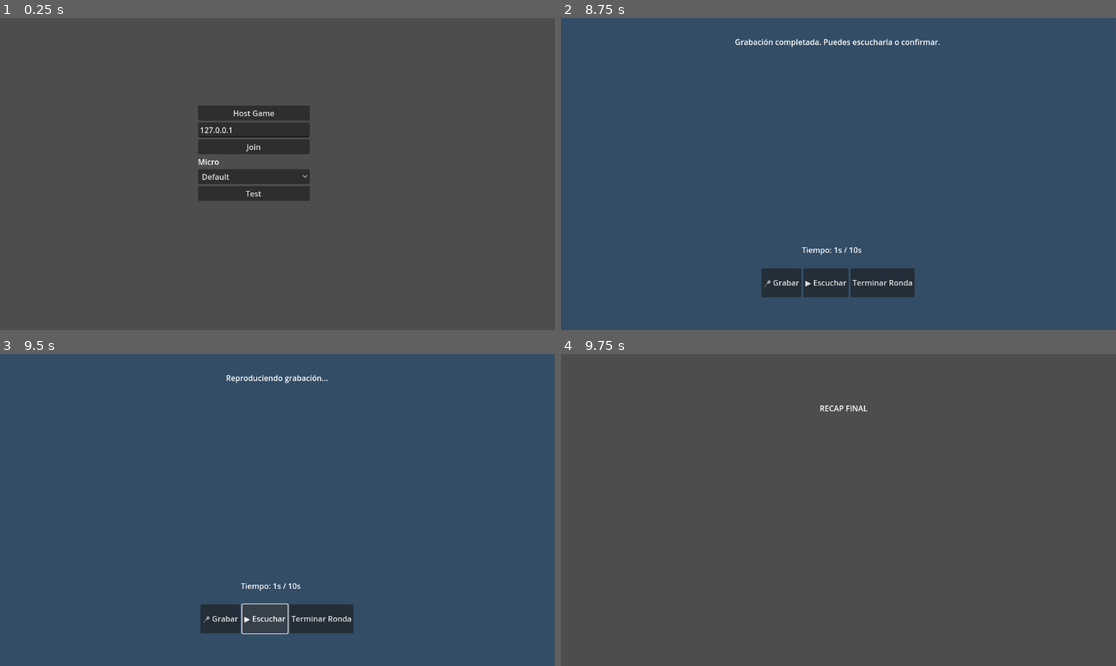
Above: before the commit, frames 1-4 (two rows, left to right).
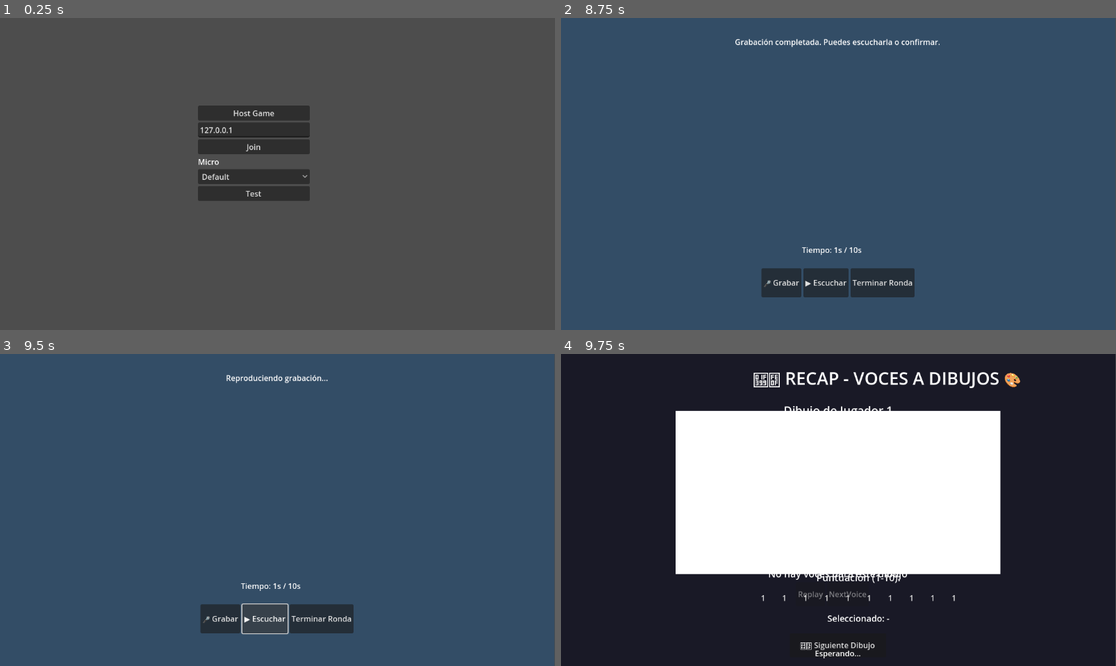
Above: after the commit, the same moments.

Repository: NHerreroo/VoiceActorGame
Game: Godot game, scene res://scenes/Main.tscn
Two runs of this game, one before a commit and one after it. Both use one fixed random seed, a clock stepped at 60 frames per second and the inputs below.
Inputs:
- Up to frame 1 (0.25 s): no input
- Up to frame 2 (8.75 s): click "Default" at 0.5 s; click "Test" at 1.25 s; click "Default" at 2 s; click "Test" at 2.75 s; click "Default" at 3.5 s; click "Test" at 4.25 s; click "Host Game" at 5 s; click "Start" at 5.75 s; click "Finish" at 6.5 s; click "🎤 Grabar" at 7.25 s; click "⏹️ Parar" at 8 s
- Up to frame 3 (9.5 s): click "▶️ Escuchar" at 8.75 s
- Up to frame 4 (9.75 s): click "Terminar Ronda" at 9.5 s

Frames 1-3 are identical in both runs. In frame 4, 100% of the frame differs, in the area x 0-100%, y 0-100%.

Commit message:
Recap funciona mas o menos

Diff:
--- a/autoload/GameManager.gd
+++ b/autoload/GameManager.gd
@@ -16,6 +16,7 @@
 var players := {}      # peer_id -> name
 var drawings := {}     # peer_id -> PackedByteArray (datos PNG)
 var voices := {}       # drawing_id -> PackedByteArray (datos de audio)
+var voice_assignments := {}
 
 var current_drawing_index := 0
 var drawings_to_record := []  # IDs de los dibujos que este jugador debe grabar
@@ -71,3 +72,33 @@
 
 func has_more_drawings() -> bool:
 	return current_drawing_index < drawings_to_record.size()
+
+# En GameManager.gd, añade estas funciones:
+
+# Guardar audio localmente
+func save_local_voice(drawing_id: int, audio_data: PackedByteArray):
+	voices[drawing_id] = audio_data
+	print("Audio guardado para dibujo ", drawing_id, " (", audio_data.size(), " bytes)")
+
+# Obtener el audio de un dibujo específico
+func get_voice_for_drawing(drawing_id: int) -> PackedByteArray:
+	return voices.get(drawing_id, PackedByteArray())
+
+func add_voice_assignment(drawing_id: int, voice_owner_id: int):
+	if not voice_assignments.has(drawing_id):
+		voice_assignments[drawing_id] = []
+
+	if not voice_owner_id in voice_assignments[drawing_id]:
+		voice_assignments[drawing_id].append(voice_owner_id)
+
+func get_voices_for_drawing(drawing_id: int) -> Array:
+	return voice_assignments.get(drawing_id, [])
+
+# En la función submit_voice (en voice_round.gd), añadir:
+func submit_voice(drawing_id: int, sender_id: int, audio_data: PackedByteArray):
+	if not GameManager.is_host:
+		return
+
+	print("HOST: Recibida voz para dibujo ", drawing_id, " de jugador ", sender_id)
+	GameManager.voices[drawing_id] = audio_data
+	GameManager.add_voice_assignment(drawing_id, sender_id)  # AÑADE ESTA LÍNEA
--- a/scenes/Recap.tscn
+++ b/scenes/Recap.tscn
@@ -11,11 +11,173 @@
 grow_vertical = 2
 script = ExtResource("1_f238v")
 
-[node name="RecapLabel" type="Label" parent="."]
+[node name="Background" type="ColorRect" parent="."]
 layout_mode = 0
-offset_left = 537.0
-offset_top = 101.0
-offset_right = 685.0
-offset_bottom = 179.0
-text = "Recap
+offset_right = 1151.0
+offset_bottom = 649.0
+color = Color(0.1, 0.1, 0.15, 1)
+
+[node name="TitleLabel" type="Label" parent="."]
+layout_mode = 0
+offset_left = 400.0
+offset_top = 20.0
+offset_right = 750.0
+offset_bottom = 80.0
+theme_override_font_sizes/font_size = 36
+text = "🎙️ RECAP - VOCES A DIBUJOS 🎨"
+horizontal_alignment = 1
+vertical_alignment = 1
+
+[node name="DrawingContainer" type="VBoxContainer" parent="."]
+layout_mode = 0
+offset_left = 100.0
+offset_top = 100.0
+offset_right = 1051.0
+offset_bottom = 550.0
+
+[node name="CurrentDrawingInfo" type="Label" parent="DrawingContainer"]
+layout_mode = 2
+theme_override_font_sizes/font_size = 24
+text = "Dibujo de Jugador X"
+horizontal_alignment = 1
+
+[node name="DrawingTexture" type="TextureRect" parent="DrawingContainer"]
+custom_minimum_size = Vector2(400, 300)
+layout_mode = 2
+expand_mode = 1
+stretch_mode = 3
+
+[node name="VoiceInfoLabel" type="Label" parent="DrawingContainer"]
+layout_mode = 2
+theme_override_font_sizes/font_size = 20
+text = "Voz de Jugador Y"
+horizontal_alignment = 1
+
+[node name="ControlsContainer" type="HBoxContainer" parent="DrawingContainer"]
+custom_minimum_size = Vector2(400, 50)
+layout_mode = 2
+alignment = 1
+
+[node name="ReplayButton" type="Button" parent="DrawingContainer/ControlsContainer"]
+layout_mode = 2
+text = "Replay
 "
+
+[node name="NextVoiceButton" type="Button" parent="DrawingContainer/ControlsContainer"]
+layout_mode = 2
+text = "NextVoice"
+
+[node name="Spacer1" type="Control" parent="DrawingContainer/ControlsContainer"]
+custom_minimum_size = Vector2(20, 0)
+layout_mode = 2
+
+[node name="RatingContainer" type="VBoxContainer" parent="."]
+layout_mode = 0
+offset_left = 400.0
+offset_top = 450.0
+offset_right = 750.0
+offset_bottom = 600.0
+
+[node name="RatingLabel" type="Label" parent="RatingContainer"]
+layout_mode = 2
+theme_override_font_sizes/font_size = 20
+text = "Puntuación (1-10):"
+horizontal_alignment = 1
+
+[node name="RatingButtons" type="HBoxContainer" parent="RatingContainer"]
+custom_minimum_size = Vector2(400, 50)
+layout_mode = 2
+alignment = 1
+
+[node name="Rating1" type="Button" parent="RatingContainer/RatingButtons"]
+custom_minimum_size = Vector2(40, 40)
+layout_mode = 2
+text = "1"
+flat = true
+
+[node name="Rating2" type="Button" parent="RatingContainer/RatingButtons"]
+custom_minimum_size = Vector2(40, 40)
+layout_mode = 2
+text = "1"
+flat = true
+
+[node name="Rating3" type="Button" parent="RatingContainer/RatingButtons"]
+custom_minimum_size = Vector2(40, 40)
+layout_mode = 2
+text = "1"
+flat = true
+
+[node name="Rating4" type="Button" parent="RatingContainer/RatingButtons"]
+custom_minimum_size = Vector2(40, 40)
+layout_mode = 2
+text = "1"
+flat = true
+
+[node name="Rating5" type="Button" parent="RatingContainer/RatingButtons"]
+custom_minimum_size = Vector2(40, 40)
+layout_mode = 2
+text = "1"
+flat = true
+
+[node name="Rating6" type="Button" parent="RatingContainer/RatingButtons"]
+custom_minimum_size = Vector2(40, 40)
+layout_mode = 2
+text = "1"
+flat = true
+
+[node name="Rating7" type="Button" parent="RatingContainer/RatingButtons"]
+custom_minimum_size = Vector2(40, 40)
+layout_mode = 2
+text = "1"
+flat = true
+
+[node name="Rating8" type="Button" parent="RatingContainer/RatingButtons"]
+custom_minimum_size = Vector2(40, 40)
+layout_mode = 2
+text = "1"
+flat = true
+
+[node name="Rating9" type="Button" parent="RatingContainer/RatingButtons"]
+custom_minimum_size = Vector2(40, 40)
+layout_mode = 2
+text = "1"
+flat = true
+
+[node name="Rating10" type="Button" parent="RatingContainer/RatingButtons"]
+custom_minimum_size = Vector2(40, 40)
+layout_mode = 2
+text = "1"
+flat = true
+
+[node name="SelectedRating" type="Label" parent="RatingContainer"]
+layout_mode = 2
+theme_override_font_sizes/font_size = 18
+text = "Seleccionado: -"
+horizontal_alignment = 1
+
+[node name="HostControls" type="HBoxContainer" parent="."]
+layout_mode = 0
+offset_left = 400.0
+offset_top = 580.0
+offset_right = 750.0
+offset_bottom = 630.0
+alignment = 1
+
+[node name="NextDrawingButton" type="Button" parent="HostControls"]
+visible = false
+custom_minimum_size = Vector2(200, 40)
+layout_mode = 2
+text = "⏭️ Siguiente Dibujo"
+
+[node name="AudioStreamPlayer" type="AudioStreamPlayer" parent="."]
+
+[node name="StatusLabel" type="Label" parent="."]
+layout_mode = 0
+offset_left = 20.0
+offset_top = 610.0
+offset_right = 1131.0
+offset_bottom = 640.0
+text = "Esperando..."
+horizontal_alignment = 1
+
+[connection signal="pressed" from="HostControls/NextDrawingButton" to="." method="_on_next_drawing_button_pressed"]
--- a/scripts/recap.gd
+++ b/scripts/recap.gd
@@ -1,10 +1,293 @@
 extends Control
 
+@onready var title_label: Label = $TitleLabel
+@onready var drawing_texture: TextureRect = $DrawingContainer/DrawingTexture
+@onready var current_drawing_info: Label = $DrawingContainer/CurrentDrawingInfo
+@onready var voice_info_label: Label = $DrawingContainer/VoiceInfoLabel
+@onready var replay_button: Button = $DrawingContainer/ControlsContainer/ReplayButton
+@onready var next_voice_button: Button = $DrawingContainer/ControlsContainer/NextVoiceButton
+@onready var rating_buttons_container: HBoxContainer = $RatingContainer/RatingButtons
+@onready var selected_rating_label: Label = $RatingContainer/SelectedRating
+@onready var next_drawing_button: Button = $HostControls/NextDrawingButton
+@onready var audio_player: AudioStreamPlayer = $AudioStreamPlayer
+@onready var status_label: Label = $StatusLabel
+
+var current_drawing_index := 0
+var current_voice_index := 0
+var drawing_ids := []
+var voice_ratings := {}  # drawing_id -> {voice_owner_id -> rating}
+var player_ratings := {} # voice_owner_id -> total_score
+var current_rating := 0
+var voice_players_for_current_drawing := []
+
 func _ready():
-	$RecapLabel.text = "RECAP FINAL"
-	show_results()
-
-func show_results():
-	for id in GameManager.drawings.keys():
-		print("Mostrando dibujo de:", id)
-		await get_tree().create_timer(2).timeout
+	print("Recap cargado - Esperando nodos...")
+
+	# Esperar un frame para asegurar que todos los nodos están listos
+	await get_tree().process_frame
+
+	# Inicializar estructuras
+	drawing_ids = GameManager.drawings.keys()
+	voice_ratings.clear()
+	player_ratings.clear()
+
+	print("Total de dibujos: ", drawing_ids.size())
+	print("Dibujos disponibles: ", drawing_ids)
+
+	# Mostrar controles de host si es necesario
+	next_drawing_button.visible = GameManager.is_host
+
+	# Configurar botones de rating
+	setup_rating_buttons()
+
+	# Iniciar con el primer dibujo
+	if drawing_ids.size() > 0:
+		show_drawing(0)
+		# Reproducir automáticamente la primera voz
+		await get_tree().create_timer(0.5).timeout
+		play_current_voice()
+	else:
+		status_label.text = "No hay dibujos para mostrar"
+		current_drawing_info.text = "No hay datos"
+
+func setup_rating_buttons():
+	for i in range(1, 11):
+		var button = rating_buttons_container.get_node("Rating" + str(i))
+		if button:
+			button.pressed.connect(_on_rating_button_pressed.bind(i))
+
+func show_drawing(drawing_idx: int):
+	if drawing_idx >= drawing_ids.size():
+		status_label.text = "¡Todos los dibujos revisados!"
+		return
+
+	current_drawing_index = drawing_idx
+	current_voice_index = 0
+	current_rating = 0
+
+	var drawing_id = drawing_ids[drawing_idx]
+
+	print("Mostrando dibujo de jugador ", drawing_id)
+
+	# Mostrar información del dibujo
+	current_drawing_info.text = "Dibujo de Jugador " + str(drawing_id)
+
+	# Mostrar la imagen
+	var image_data = GameManager.drawings.get(drawing_id)
+	if image_data and image_data.size() > 0:
+		print("Cargando imagen de ", image_data.size(), " bytes")
+		var image = Image.new()
+		var error = image.load_png_from_buffer(image_data)
+
+		if error == OK:
+			var texture = ImageTexture.create_from_image(image)
+
+			# Verificar que drawing_texture existe
+			if drawing_texture:
+				drawing_texture.texture = texture
+				print("Textura asignada correctamente")
+			else:
+				print("ERROR: drawing_texture es null")
+		else:
+			print("ERROR al cargar PNG: ", error)
+			status_label.text = "Error cargando imagen"
+	else:
+		print("No hay datos de imagen para el dibujo ", drawing_id)
+		status_label.text = "No hay imagen disponible"
+
+	# Obtener lista de jugadores que grabaron voz para este dibujo
+	update_voice_players_for_current_drawing()
+
+	# Mostrar la primera voz para este dibujo
+	show_current_voice()
+
+func update_voice_players_for_current_drawing():
+	var drawing_id = drawing_ids[current_drawing_index]
+	voice_players_for_current_drawing.clear()
+
+	# Obtener todos los jugadores
+	var all_players = GameManager.players.keys()
+	print("Todos los jugadores: ", all_players)
+
+	for player_id in all_players:
+		if player_id != drawing_id:  # Excluir al autor del dibujo
+			# En un sistema más completo, aquí verificarías si este jugador
+			# realmente grabó voz para este dibujo específico
+			voice_players_for_current_drawing.append(player_id)
+
+	print("Voces disponibles para dibujo ", drawing_id, ": ", voice_players_for_current_drawing)
+
+func show_current_voice():
+	if voice_players_for_current_drawing.size() == 0:
+		voice_info_label.text = "No hay voces para este dibujo"
+		replay_button.disabled = true
+		next_voice_button.disabled = true
+		return
+
+	if current_voice_index < voice_players_for_current_drawing.size():
+		var voice_player_id = voice_players_for_current_drawing[current_voice_index]
+		voice_info_label.text = "Voz de Jugador " + str(voice_player_id)
+
+		# Actualizar estado de botones
+		next_voice_button.disabled = (current_voice_index >= voice_players_for_current_drawing.size() - 1)
+
+		# Verificar si ya hay un rating para esta voz
+		var drawing_id = drawing_ids[current_drawing_index]
+		var existing_rating = voice_ratings.get(drawing_id, {}).get(voice_player_id, 0)
+
+		if existing_rating > 0:
+			current_rating = existing_rating
+			selected_rating_label.text = "Seleccionado: " + str(current_rating)
+		else:
+			current_rating = 0
+			selected_rating_label.text = "Seleccionado: -"
+
+		# Actualizar botones de rating
+		update_rating_buttons()
+	else:
+		voice_info_label.text = "Todas las voces revisadas"
+		next_voice_button.disabled = true
+
+func play_current_voice():
+	if voice_players_for_current_drawing.size() == 0:
+		status_label.text = "No hay voces para reproducir"
+		return
+
+	if current_voice_index >= voice_players_for_current_drawing.size():
+		return
+
+	# Detener cualquier reproducción en curso
+	if audio_player.playing:
+		audio_player.stop()
+
+	var drawing_id = drawing_ids[current_drawing_index]
+
+	# NOTA: En el sistema actual, todas las voces se guardan con la clave del drawing_id
+	# Necesitaríamos modificar el sistema para guardar voz por (drawing_id, voice_owner_id)
+	var voice_data = GameManager.voices.get(drawing_id)
+
+	if voice_data and voice_data.size() > 0:
+		# Crear stream de audio
+		var audio_stream = AudioStreamWAV.new()
+		audio_stream.data = voice_data
+		audio_stream.format = AudioStreamWAV.FORMAT_16_BITS
+		audio_stream.mix_rate = 44100
+		audio_stream.stereo = true
+
+		# Reproducir
+		audio_player.stream = audio_stream
+		audio_player.play()
+
+		status_label.text = "Reproduciendo audio..."
+
+		# Esperar a que termine
+		await audio_player.finished
+		status_label.text = "Audio terminado"
+	else:
+		status_label.text = "No hay audio para reproducir"
+
+func _on_replay_button_pressed():
+	play_current_voice()
+
+func _on_next_voice_button_pressed():
+	# Guardar rating actual si existe
+	save_current_rating()
+
+	# Pasar a la siguiente voz
+	current_voice_index += 1
+	show_current_voice()
+
+	# Reproducir automáticamente
+	play_current_voice()
+
+func _on_rating_button_pressed(rating: int):
+	current_rating = rating
+	selected_rating_label.text = "Seleccionado: " + str(rating)
+
+	# Actualizar visualmente los botones
+	update_rating_buttons()
+
+func update_rating_buttons():
+	# Desmarcar todos los botones primero
+	for i in range(1, 11):
+		var button = rating_buttons_container.get_node("Rating" + str(i))
+		if button:
+			button.button_pressed = false
+
+	# Marcar el rating actual si existe
+	if current_rating > 0 and current_rating <= 10:
+		var button = rating_buttons_container.get_node("Rating" + str(current_rating))
+		if button:
+			button.button_pressed = true
+
+func save_current_rating():
+	if current_rating > 0 and current_voice_index < voice_players_for_current_drawing.size():
+		var drawing_id = drawing_ids[current_drawing_index]
+		var voice_player_id = voice_players_for_current_drawing[current_voice_index]
+
+		# Inicializar estructura si no existe
+		if not voice_ratings.has(drawing_id):
+			voice_ratings[drawing_id] = {}
+
+		# Guardar rating
+		voice_ratings[drawing_id][voice_player_id] = current_rating
+
+		# Actualizar puntuación total del jugador
+		if not player_ratings.has(voice_player_id):
+			player_ratings[voice_player_id] = 0
+		player_ratings[voice_player_id] += current_rating
+
+		print("Rating guardado: ", current_rating, " para voz de jugador ", voice_player_id)
+
+func _on_next_drawing_button_pressed():
+	if not GameManager.is_host:
+		return
+
+	# Guardar rating actual
+	save_current_rating()
+
+	# Pasar al siguiente dibujo
+	current_drawing_index += 1
+
+	if current_drawing_index < drawing_ids.size():
+		show_drawing(current_drawing_index)
+		# Reproducir automáticamente la primera voz
+		await get_tree().create_timer(0.5).timeout
+		play_current_voice()
+	else:
+		# Todos los dibujos revisados, mostrar resultados
+		show_final_results()
+
+func show_final_results():
+	status_label.text = "¡Juego completado!"
+	current_drawing_info.text = "RESULTADOS FINALES"
+	voice_info_label.text = ""
+
+	if drawing_texture:
+		drawing_texture.visible = false
+
+	# Mostrar puntuaciones
+	var results_text = "Puntuaciones finales:\n\n"
+	for player_id in player_ratings.keys():
+		var player_name = GameManager.players.get(player_id, "Jugador " + str(player_id))
+		results_text += player_name + ": " + str(player_ratings[player_id]) + " puntos\n"
+
+	voice_info_label.text = results_text
+
+	# Ocultar botones no necesarios
+	replay_button.visible = false
+	next_voice_button.visible = false
+	rating_buttons_container.visible = false
+	selected_rating_label.visible = false
+
+	# Cambiar texto del botón de host
+	next_drawing_button.text = "🏁 Finalizar Juego"
+
+	# Re-conectar la señal
+	next_drawing_button.pressed.disconnect(_on_next_drawing_button_pressed)
+	next_drawing_button.pressed.connect(_on_finalize_game)
+
+func _on_finalize_game():
+	# Volver al lobby o reiniciar
+	GameManager.reset_game()
+	get_tree().change_scene_to_file("res://scenes/Lobby.tscn")
--- a/scripts/voice_round.gd
+++ b/scripts/voice_round.gd
@@ -8,16 +8,25 @@
 @onready var stop_button = $ButtonContainer/StopButton
 @onready var play_button = $ButtonContainer/PlayButton
 @onready var confirm_button = $ButtonContainer/FinishButton
-
-var current_audio = null
+@onready var mic_player = $AudioStreamPlayer_Mic
+@onready var play_player = $AudioStreamPlayer_Play
+
+var record_effect: AudioEffectRecord
+var mic_stream: AudioStreamMicrophone
 var is_recording := false
 var recording_time := 0
 var max_recording_time := 10
-var voice_finished := false  # NUEVA: para evitar múltiples envíos
+var voice_finished := false
+var current_audio_data: PackedByteArray = PackedByteArray()
 
 func _ready():
+	# Obtener el efecto de grabación del bus "Mic"
+	var mic_bus_index = AudioServer.get_bus_index("Mic")
+	record_effect = AudioServer.get_bus_effect(mic_bus_index, 0)
+
 	# Resetear estado de voz
 	voice_finished = false
+	current_audio_data = PackedByteArray()
 
 	# Configurar UI inicial
 	record_button.visible = true
@@ -33,6 +42,10 @@
 	show_next_drawing()
 
 func show_next_drawing():
+	# Resetear audio actual
+	current_audio_data = PackedByteArray()
+	play_button.disabled = true
+
 	if GameManager.has_more_drawings():
 		var image_data: PackedByteArray = GameManager.get_current_drawing()
 		var player_id = GameManager.get_current_player_id()
@@ -65,20 +78,58 @@
 	start_recording()
 
 func start_recording():
+	if is_recording:
+		return
+
 	is_recording = true
 	recording_time = 0
+	current_audio_data = PackedByteArray()  # Limpiar audio anterior
+
+	# Configurar UI
 	record_button.visible = false
 	stop_button.visible = true
 	play_button.visible = false
+	play_button.disabled = true
 	confirm_button.disabled = true
 
 	info_label.text = "Grabando... Habla ahora!"
+
+	# Iniciar grabación
+	record_effect.set_recording_active(true)
+
+	# Configurar stream de micrófono para monitoreo
+	mic_stream = AudioStreamMicrophone.new()
+	mic_player.stream = mic_stream
+	mic_player.play()
 
 	# Iniciar temporizador visual
 	_update_timer()
 
 func stop_recording():
+	if not is_recording:
+		return
+
 	is_recording = false
+
+	# Detener grabación
+	record_effect.set_recording_active(false)
+	mic_player.stop()
+	mic_player.stream = null
+
+	# Obtener datos de audio grabados
+	var recording = record_effect.get_recording()
+	if recording:
+		current_audio_data = recording.get_data()
+		print("Audio grabado: ", current_audio_data.size(), " bytes")
+
+		if current_audio_data.size() > 0:
+			play_button.disabled = false
+		else:
+			print("ADVERTENCIA: Audio grabado vacío")
+	else:
+		print("ERROR: No se pudo obtener la grabación")
+
+	# Actualizar UI
 	record_button.visible = true
 	stop_button.visible = false
 	play_button.visible = true
@@ -90,10 +141,25 @@
 	stop_recording()
 
 func _on_PlayButton_pressed():
-	# Reproducir audio grabado
+	if current_audio_data.size() == 0:
+		info_label.text = "No hay audio para reproducir"
+		return
+
 	info_label.text = "Reproduciendo grabación..."
-	# Aquí iría la lógica para reproducir el audio
-	await get_tree().create_timer(1).timeout
+
+	# Crear stream de audio desde los datos
+	var audio_stream = AudioStreamWAV.new()
+	audio_stream.data = current_audio_data
+	audio_stream.format = AudioStreamWAV.FORMAT_16_BITS
+	audio_stream.mix_rate = 44100
+	audio_stream.stereo = true
+
+	# Configurar y reproducir
+	play_player.stream = audio_stream
+	play_player.play()
+
+	# Esperar a que termine la reproducción
+	await play_player.finished
 	info_label.text = "Grabación completada. Puedes escucharla o confirmar."
 
 func _on_FinishButton_pressed():
@@ -112,6 +178,7 @@
 			record_button.visible = true
 			stop_button.visible = false
 			play_button.visible = false
+			play_button.disabled = true
 			confirm_button.disabled = true
 		else:
 			# Todos los dibujos completados
@@ -123,9 +190,30 @@
 		finish_voice_round()
 
 func save_voice_for_drawing(drawing_id: int):
-	# Aquí guardarías el audio grabado
-	# Por ahora solo marcamos que está completado
-	print("Voz guardada para dibujo de jugador ", drawing_id)
+	if current_audio_data.size() == 0:
+		print("ADVERTENCIA: No hay audio para guardar para el dibujo ", drawing_id)
+		# Crear audio vacío de prueba
+		current_audio_data = create_silent_audio()
+
+	# Guardar localmente
+	GameManager.voices[drawing_id] = current_audio_data
+	print("Voz guardada localmente para dibujo de jugador ", drawing_id, " (", current_audio_data.size(), " bytes)")
+
+	# Enviar al host
+	var my_id = multiplayer.get_unique_id()
+	rpc_id(1, "submit_voice", drawing_id, my_id, current_audio_data)
+
+func create_silent_audio() -> PackedByteArray:
+	# Crear 1 segundo de silencio (16-bit stereo, 44100 Hz)
+	var silent_data = PackedByteArray()
+	var samples = 44100 * 2 * 2  # 44100 samples/sec * 2 bytes/sample * 2 channels
+	silent_data.resize(samples)
+
+	# Rellenar con ceros (silencio)
+	for i in range(samples):
+		silent_data[i] = 0
+
+	return silent_data
 
 func finish_voice_round():
 	var my_id = multiplayer.get_unique_id()
@@ -138,6 +226,15 @@
 		rpc_id(1, "player_finished_voice", my_id)
 
 	info_label.text = "Esperando a que otros terminen..."
+	confirm_button.disabled = true
+
+@rpc("any_peer")
+func submit_voice(drawing_id: int, sender_id: int, audio_data: PackedByteArray):
+	if not GameManager.is_host:
+		return
+
+	print("HOST: Recibida voz para dibujo ", drawing_id, " de jugador ", sender_id)
+	GameManager.voices[drawing_id] = audio_data
 
 @rpc("any_peer")
 func player_finished_voice(player_id: int):
@@ -175,9 +272,17 @@
 
 		if recording_time >= max_recording_time:
 			stop_recording()
+			info_label.text = "¡Tiempo máximo alcanzado!"
 
 		await get_tree().create_timer(1).timeout
 		_update_timer()
+
+func _on_RecordButton_mouse_entered():
+	if not record_button.disabled:
+		record_button.modulate = Color(0.8, 0.8, 1.0, 1.0)
+
+func _on_RecordButton_mouse_exited():
+	record_button.modulate = Color(1.0, 1.0, 1.0, 1.0)
 
 @rpc("authority", "call_local")
 func start_recap():
